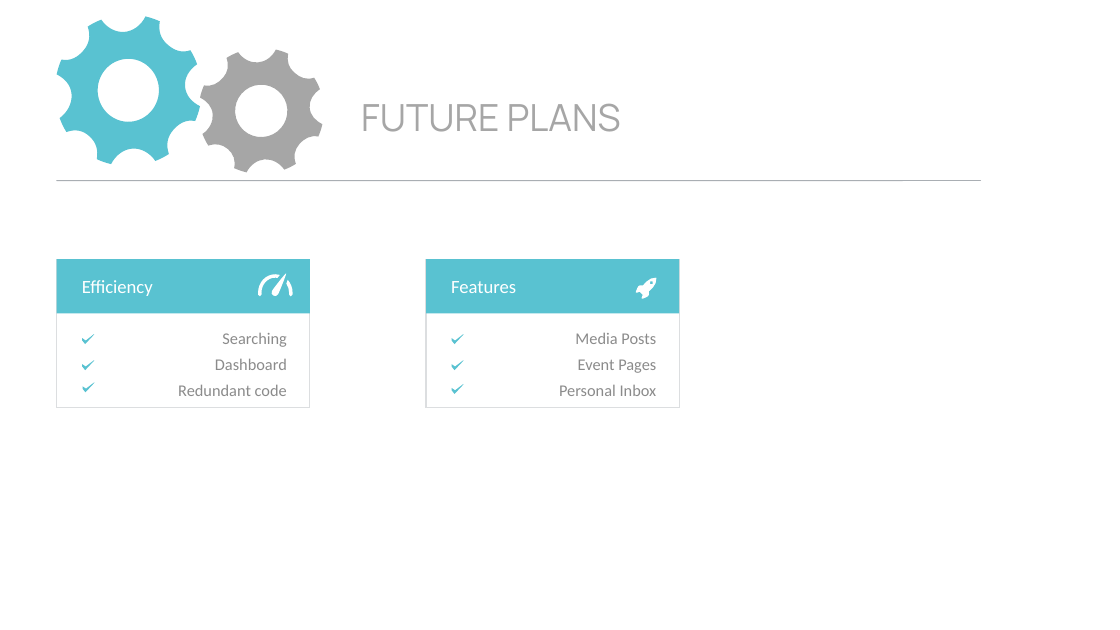
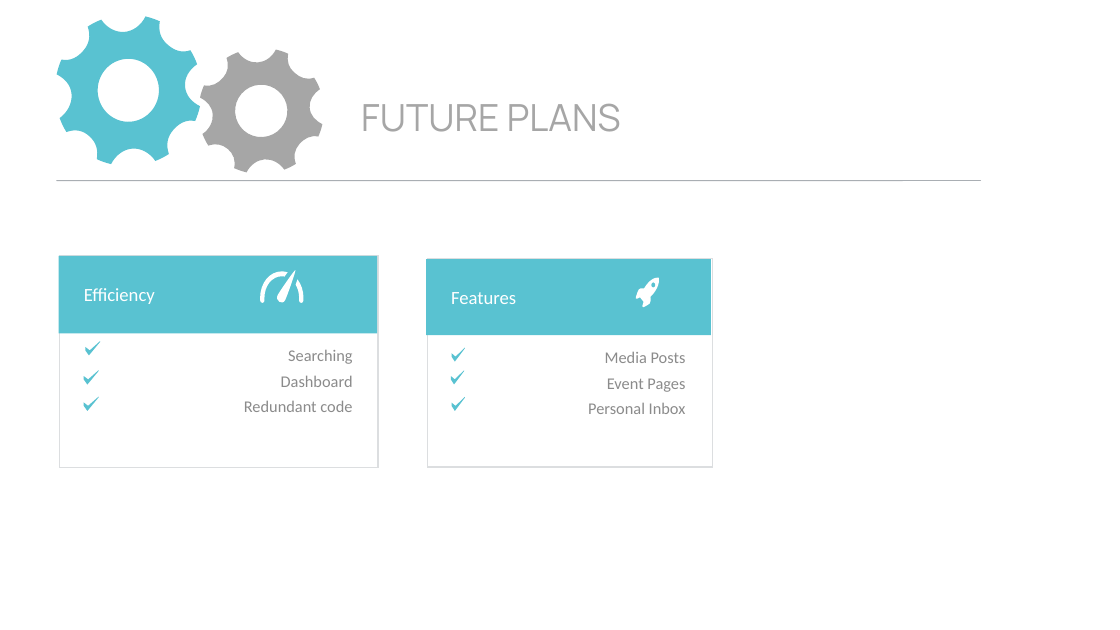
Before and after one commit to rbob96/GRNFanZone, a slide deck: slide 9 of Documentation/Demonstration/Demo - Final.pptx. Drawn at 1120x630 pixels with LibreOffice and Linux fonts; fonts in the diff are those of the drawing. Boxes give left, top, right and bottom in pixels: in the first picture for what was removed or moved away, otherwise in the second. Text is boxed around its words. In the diff, an @@ line names an element or a change of style, - is before the commit and + after.

Commit message:
final ppt

```diff
--- a/Documentation/Demonstration/Demo - Final.pptx
+++ b/Documentation/Demonstration/Demo - Final.pptx
@@ text "Efficiency" moved from (x1=82, y1=280, x2=153, y2=296) to (x1=84, y1=288, x2=155, y2=304) @@
@@ rectangle resized from (x1=56, y1=259, x2=309, y2=313) to (x1=59, y1=255, x2=377, y2=333) @@
@@ rectangle resized from (x1=56, y1=260, x2=309, y2=408) to (x1=60, y1=255, x2=378, y2=468) @@
@@ text "Features" moved from (x1=451, y1=281, x2=516, y2=293) to (x1=451, y1=292, x2=516, y2=304) @@
@@ rectangle resized from (x1=426, y1=259, x2=679, y2=313) to (x1=426, y1=259, x2=711, y2=335) @@
@@ rectangle resized from (x1=426, y1=260, x2=679, y2=408) to (x1=428, y1=259, x2=712, y2=467) @@
@@ freeform shape resized from (x1=258, y1=273, x2=292, y2=296) to (x1=260, y1=271, x2=304, y2=303) @@
@@ freeform shape resized from (x1=636, y1=278, x2=657, y2=299) to (x1=636, y1=278, x2=660, y2=308) @@
@@ freeform shape resized from (x1=82, y1=334, x2=94, y2=344) to (x1=86, y1=341, x2=101, y2=355) @@
@@ text "Searching" moved from (x1=178, y1=333, x2=287, y2=396) to (x1=244, y1=350, x2=353, y2=412) @@
@@ freeform shape resized from (x1=452, y1=334, x2=464, y2=344) to (x1=452, y1=348, x2=465, y2=362) @@
@@ text "Media Posts" moved from (x1=559, y1=333, x2=657, y2=396) to (x1=588, y1=352, x2=686, y2=414) @@
@@ freeform shape moved from (x1=82, y1=360, x2=94, y2=371) to (x1=84, y1=371, x2=99, y2=385) @@
@@ freeform shape moved from (x1=452, y1=360, x2=464, y2=371) to (x1=451, y1=371, x2=465, y2=385) @@
@@ freeform shape resized from (x1=82, y1=382, x2=94, y2=392) to (x1=84, y1=397, x2=99, y2=411) @@
@@ freeform shape resized from (x1=452, y1=384, x2=464, y2=394) to (x1=452, y1=397, x2=465, y2=412) @@
```
Also in this commit, not shown: 6 other slides changed.
